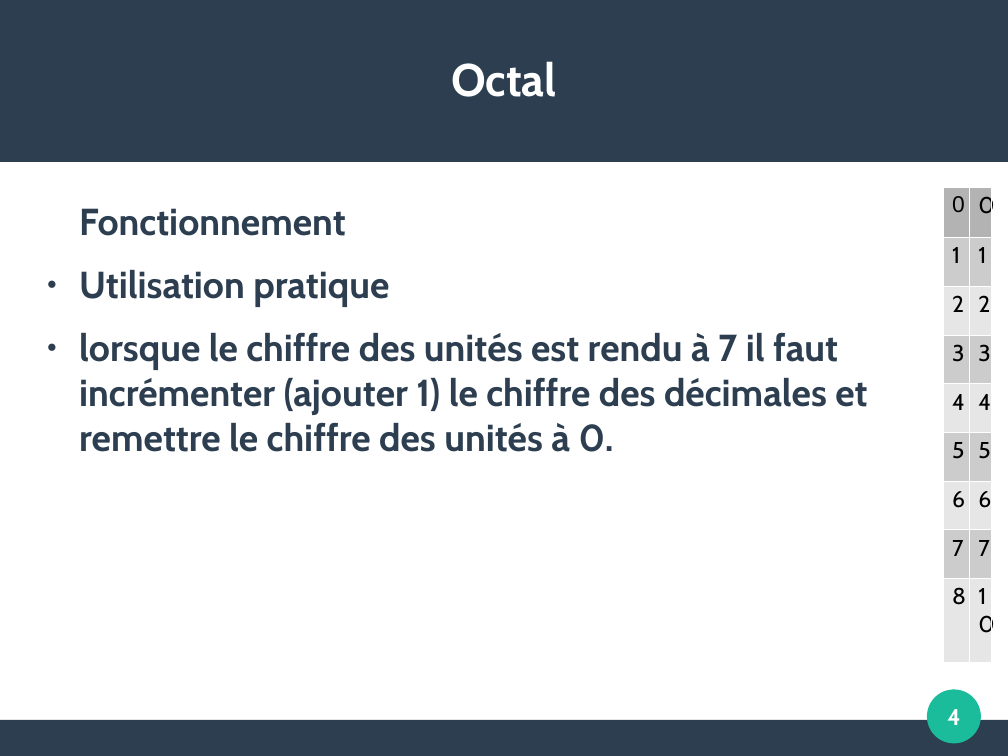
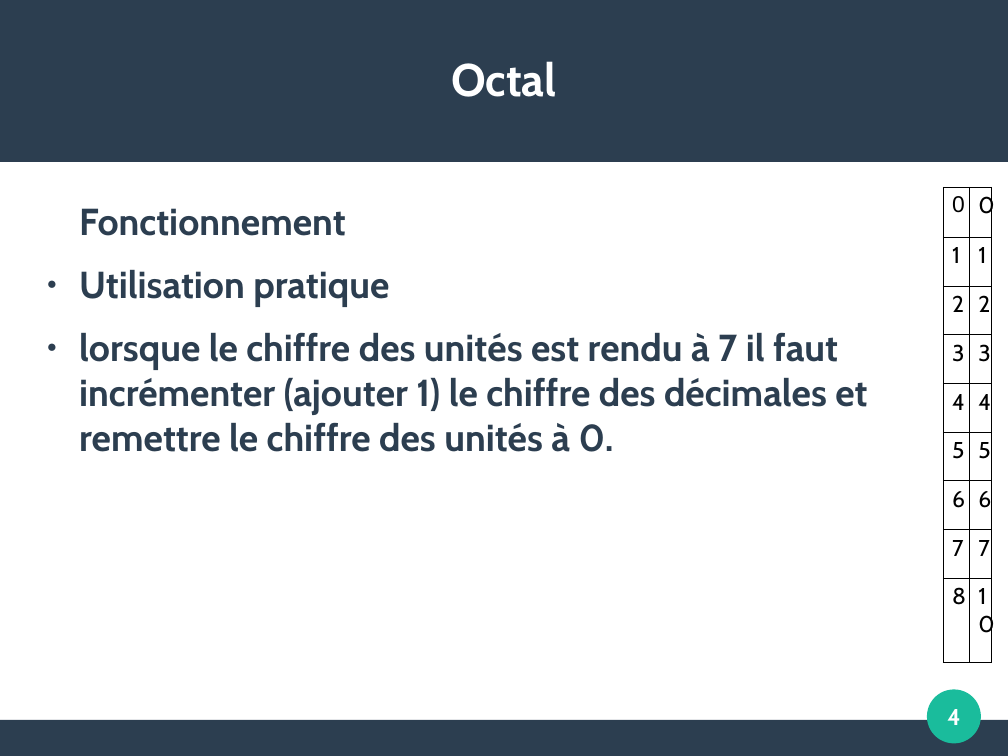
Before and after one commit to JulieMarielaure/Projet1BGE, a slide deck: slide 4 of Hexadécimal Octal.odp. Drawn at 1008x756 pixels with LibreOffice and Linux fonts; fonts in the diff are those of the drawing. Boxes give left, top, right and bottom in pixels: in the first picture for what was removed or moved away, otherwise in the second. Text is boxed around its words. In the diff, an @@ line names an element or a change of style, - is before the commit and + after.

```diff
--- a/Hexadécimal Octal.odp
+++ b/Hexadécimal Octal.odp
@@ table at [943,188,992,663] @@
@@ fill #B3B3B3 to none in row 1 @@
@@ fill #CCCCCC to none in 8 cells @@
@@ fill #E6E6E6 to none in 8 cells @@
@@ borders changed @@
```
Also in this commit, not shown: 2 other slides changed, 2 slides added, 2 slides removed, 1 other file.
